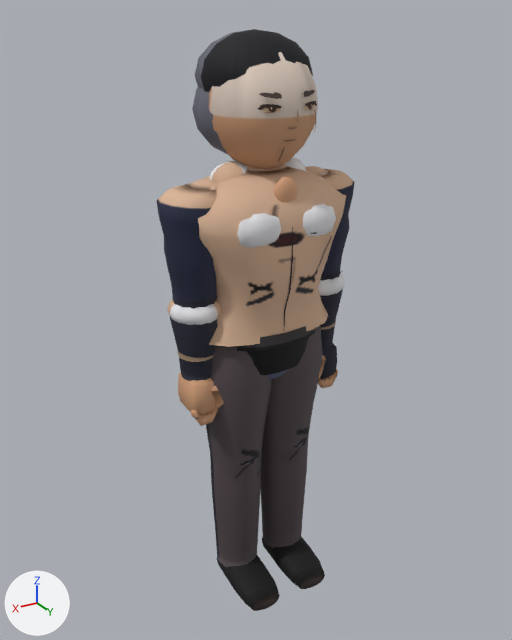
An edit to the glTF model assets/models/kimdaegeon_a.glb, drawn before and after from the same camera.
Both versions are drawn from a camera (50 mm lens) standing at (1.139, 1.869, 1.941) and looking at (0.005, -0.021, 0.996). The axes (+X, +Y, +Z) are drawn at lower left. The lights are the same throughout. The picture after the commit comes second. Vertices at exactly the same position are counted once.

Objects in the first picture: 'Body'.
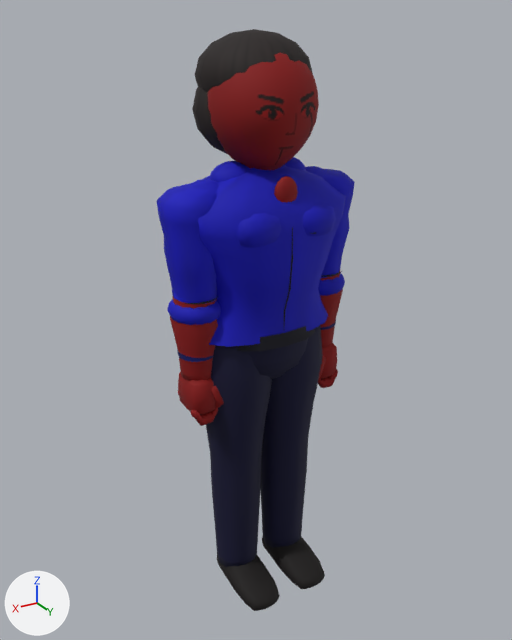
What differs and where, as boxes (x1, y1, x2, y2) in the pictures (512 x 640 px; the box of a moved part takes in the faces that stretch with it):
```json
{"part": 1, "of": "me_mesh_0", "change": "deleted", "before": [258, 90, 317, 162]}
{"part": 2, "of": "me_mesh_0", "change": "moved or reshaped", "before": [209, 52, 318, 169], "after": [208, 53, 319, 170]}
{"part": 3, "of": "me_mesh_0", "change": "surface changed", "before": [157, 32, 355, 611], "after": [157, 32, 355, 611]}
```

Edits to the scene script, one JSON object a line:
```json
{"block": "me_mesh_0", "where": "# used by ob_body; location = (0.0, 0.0, 0.0)"}
{"op": "remove", "block": "me_mesh_0", "code": "me_mesh_0.from_pydata(...)  # 4937 vertices, 9082 faces; spans x -0.34..0.34, y -0.21..0.23, z -0.03..1.9"}
{"op": "add", "block": "me_mesh_0", "code": "me_mesh_0.from_pydata(...)  # 4095 vertices, 7746 faces; spans x -0.34..0.34, y -0.21..0.23, z -0.03..1.9"}
{"block": "me_mesh_0", "change": "me_mesh_0 part 1: 18 loose pieces with 774 vertices, spanning x -0.11..0.1, y 0.12..0.17, z 1.55..1.75, are deleted"}
{"block": "me_mesh_0", "change": "me_mesh_0 part 2: 12 vertices moved from x -0.09..0.09, y -0.1..0.17, z 1.51..1.7 to x -0.09..0.09, y -0.1..0.17, z 1.5..1.7; 375 vertices removed from x -0.16..0.16, y -0.16..0.17, z 1.51..1.87; 307 vertices added at x -0.17..0.17, y -0.17..0.17, z 1.5..1.88"}
{"block": "me_mesh_0", "change": "me_mesh_0 part 3: 6902 kept faces spanning x -0.34..0.34, y -0.21..0.23, z -0.03..1.9 get new texture (UV) coordinates"}
```
